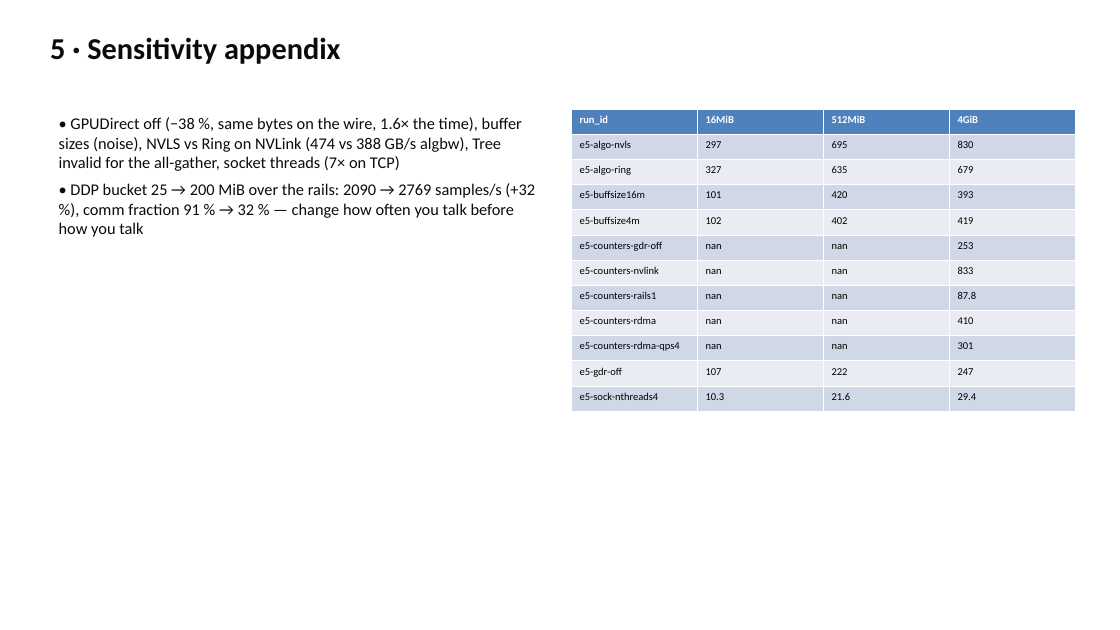
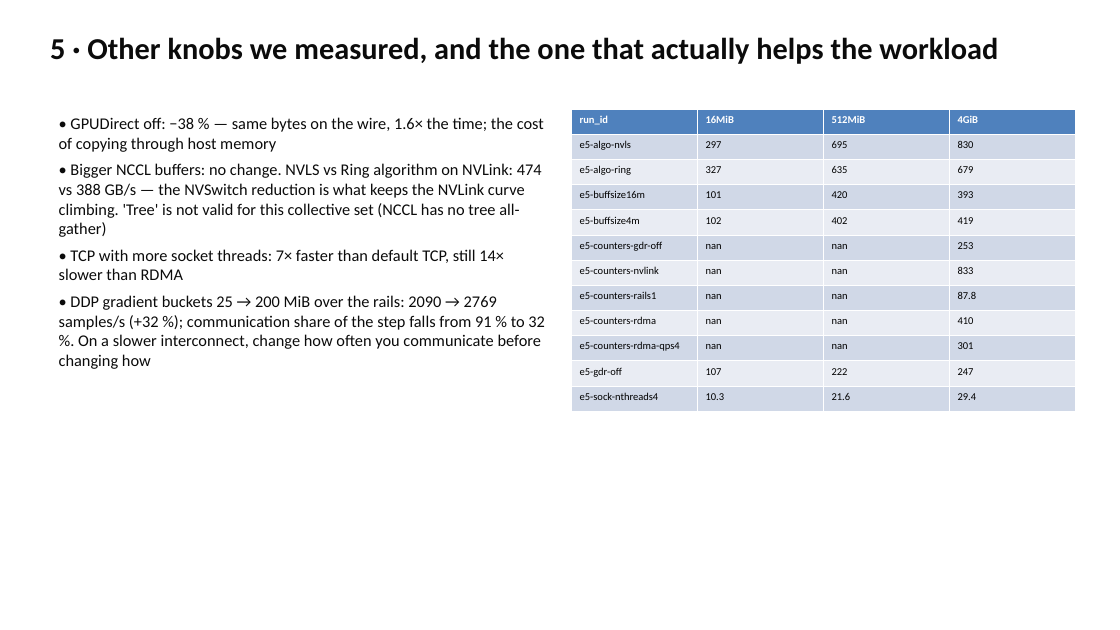
Before and after one commit to drkennetz/nccl_to_training_walkthrough, a slide deck: slide 9 of slides/compass.pptx (slide 10 before the commit). Drawn at 1120x630 pixels with LibreOffice and Linux fonts; fonts in the diff are those of the drawing. Boxes give left, top, right and bottom in pixels: in the first picture for what was removed or moved away, otherwise in the second. Text is boxed around its words. In the diff, an @@ line names an element or a change of style, - is before the commit and + after.

```diff
--- a/slides/compass.pptx
+++ b/slides/compass.pptx
@@ text at box(50, 37, 998, 64): text changed @@
-5 · Sensitivity appendix
+5 · Other knobs we measured, and the one that actually helps the workload
@@ text at box(59, 117, 545, 369): text changed @@
-• GPUDirect off (−38 %, same bytes on the wire, 1.6× the time), buffer sizes (noise), NVLS vs Ring on NVLink (474 vs 388 GB/s algbw), Tree invalid for the all-gather, socket threads (7× on TCP)
-• DDP bucket 25 → 200 MiB over the rails: 2090 → 2769 samples/s (+32 %), comm fraction 91 % → 32 % — change how often you talk before how you talk
+• GPUDirect off: −38 % — same bytes on the wire, 1.6× the time; the cost of copying through host memory
+• Bigger NCCL buffers: no change. NVLS vs Ring algorithm on NVLink: 474 vs 388 GB/s — the NVSwitch reduction is what keeps the NVLink curve climbing. 'Tree' is not valid for this collective set (NCCL has no tree all-gather)
+• TCP with more socket threads: 7× faster than default TCP, still 14× slower than RDMA
+• DDP gradient buckets 25 → 200 MiB over the rails: 2090 → 2769 samples/s (+32 %); communication share of the step falls from 91 % to 32 %. On a slower interconnect, change how often you communicate before changing how
```
Also in this commit, not shown: 8 other slides changed, 1 slide added, 3 slides removed, 6 other files.
